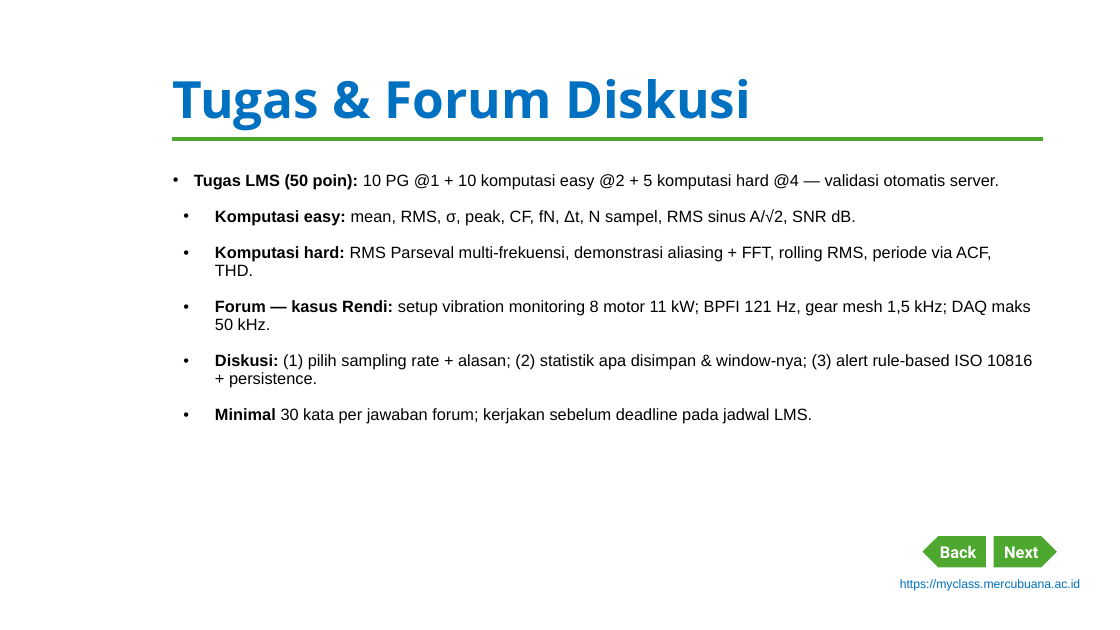
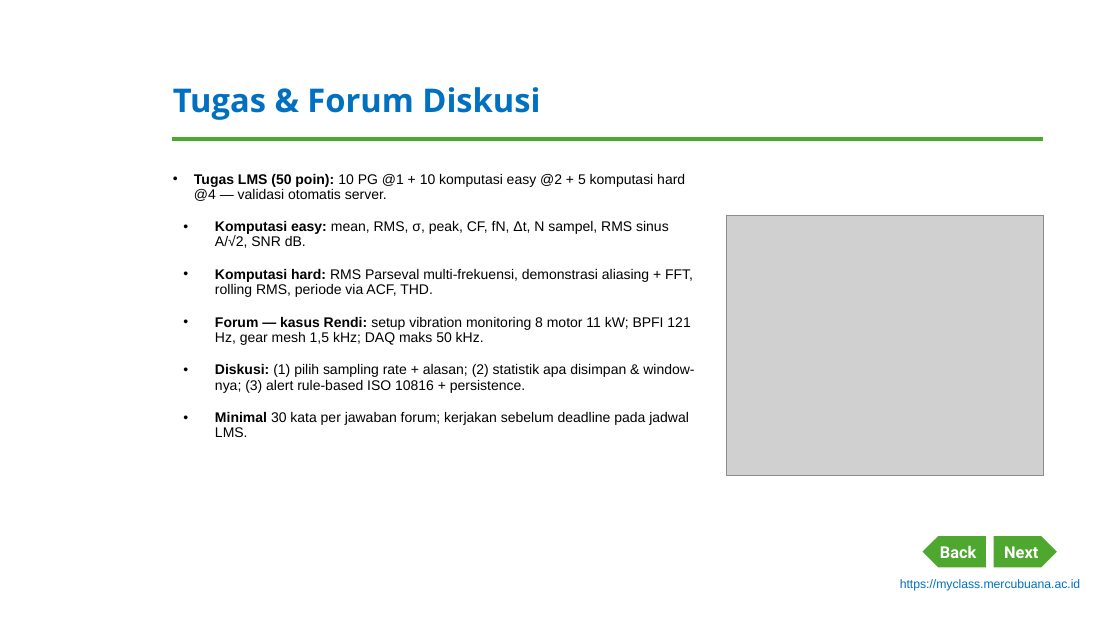
Before and after one commit to dedik-romahadi/Mechanical-Engineering-Courses, a slide deck: slide 10 of Optimalisasi-dan-Automasi/Modul-Word/Modul-1-Pengantar-Time-Series-Data.pptx. Drawn at 1120x630 pixels with LibreOffice and Linux fonts; fonts in the diff are those of the drawing; grey boxes stand for pictures; background and template pictures are left out. Boxes give left, top, right and bottom in pixels: in the first picture for what was removed or moved away, otherwise in the second. Text is boxed around its words. In the diff, an @@ line names an element or a change of style, - is before the commit and + after.

```diff
--- a/Optimalisasi-dan-Automasi/Modul-Word/Modul-1-Pengantar-Time-Series-Data.pptx
+++ b/Optimalisasi-dan-Automasi/Modul-Word/Modul-1-Pengantar-Time-Series-Data.pptx
@@ title "Tugas & Forum Diskusi" at bbox=[173, 87, 540, 120]: size 44 to 28 pt @@
@@ text "Tugas LMS (50 poin): 10 ..." at bbox=[194, 174, 694, 437]: size 14 to 12 pt; less space between paragraphs @@
@@ picture added at bbox=[727, 215, 1043, 476] @@
```
Also in this commit, not shown: 9 other slides changed, 2 other files.
